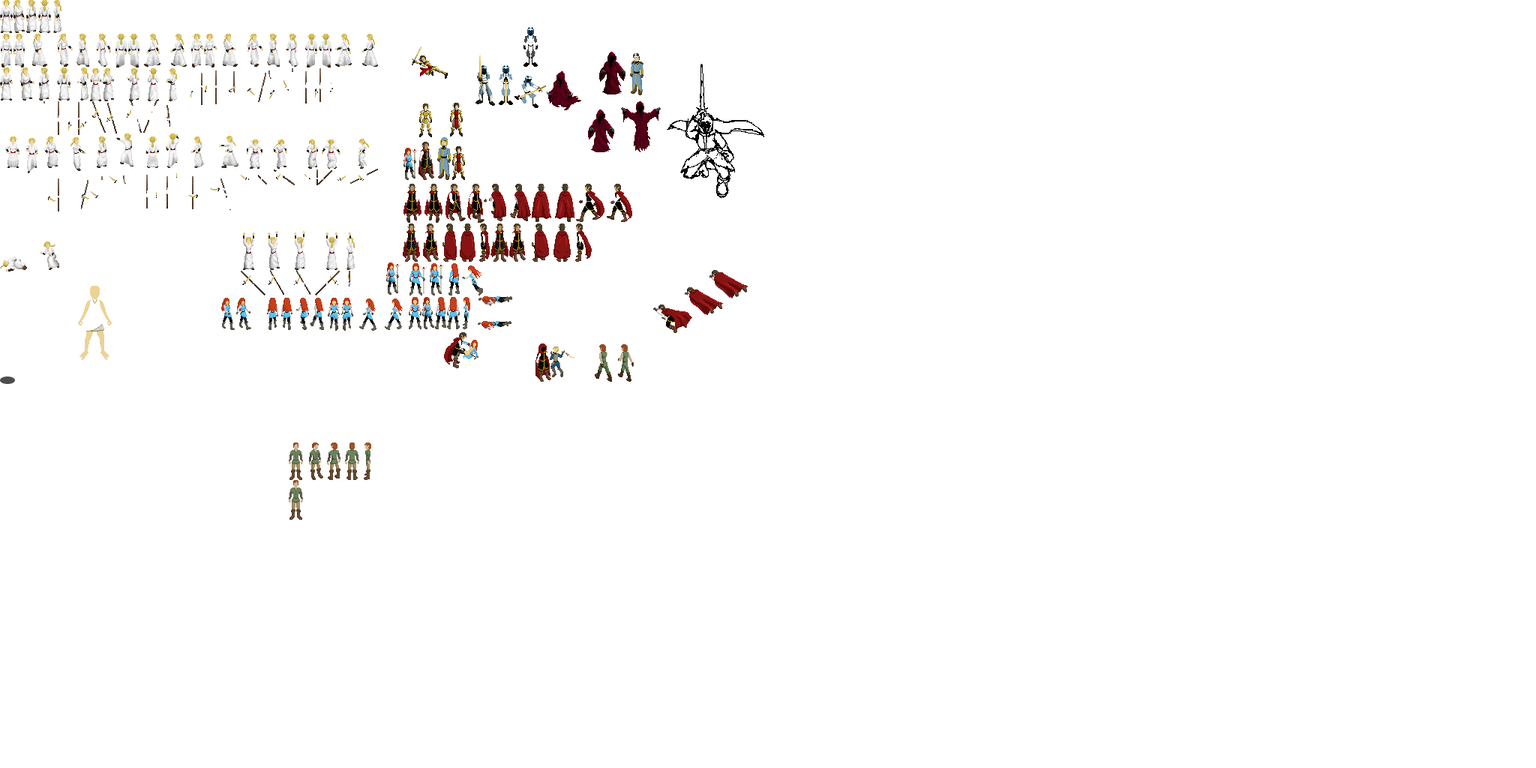
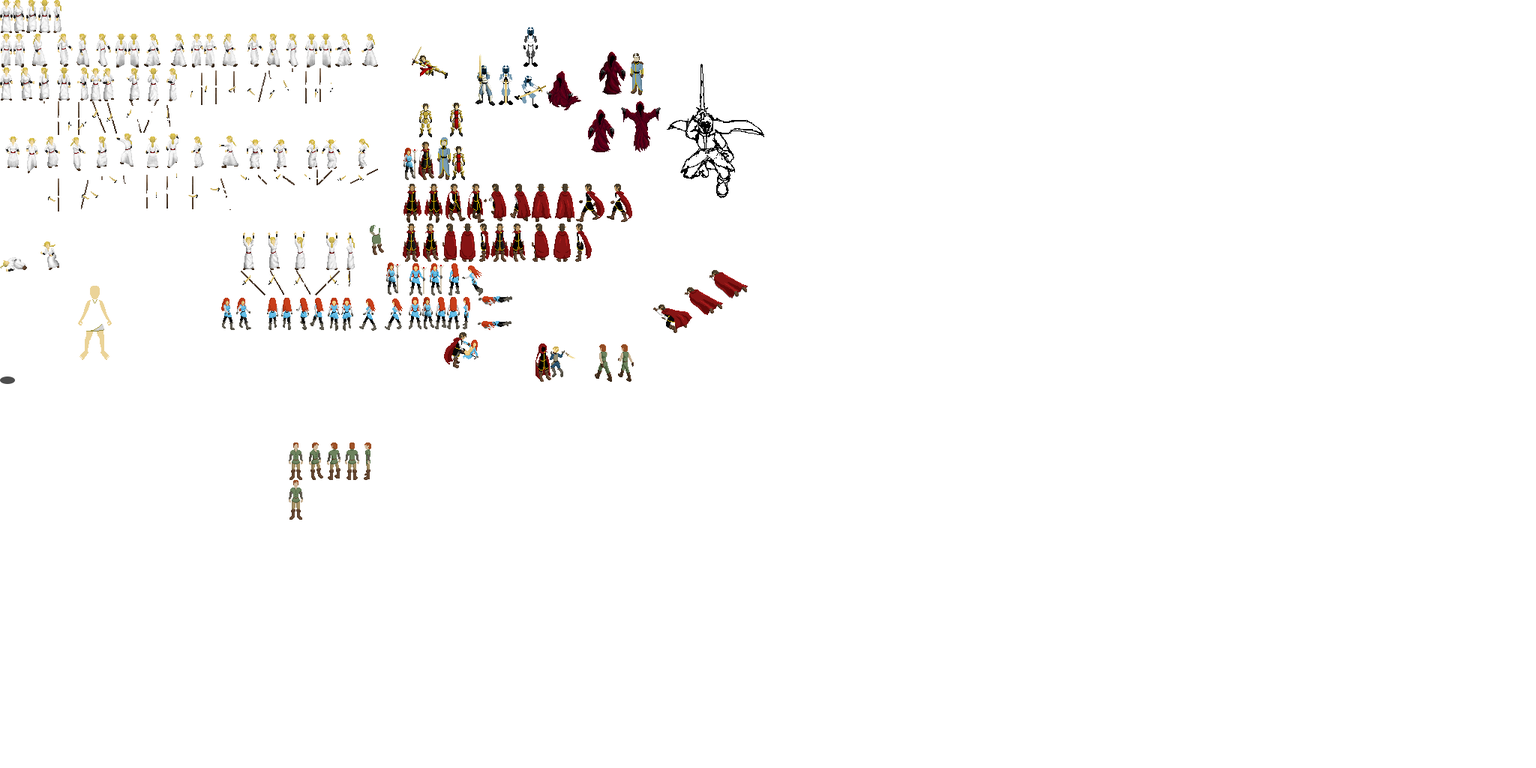
Revision of a layered 1536 x 768 image; what changed, layer by layer:
painted on "background" over left=369, top=224, right=384, bottom=255
